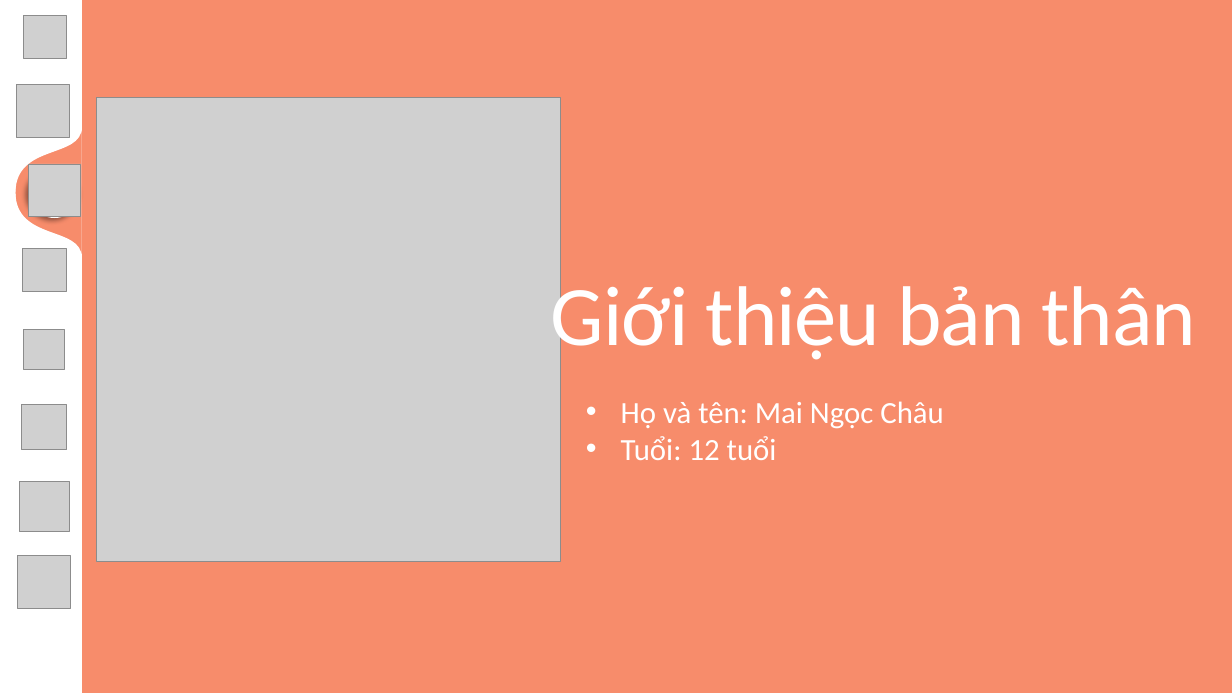
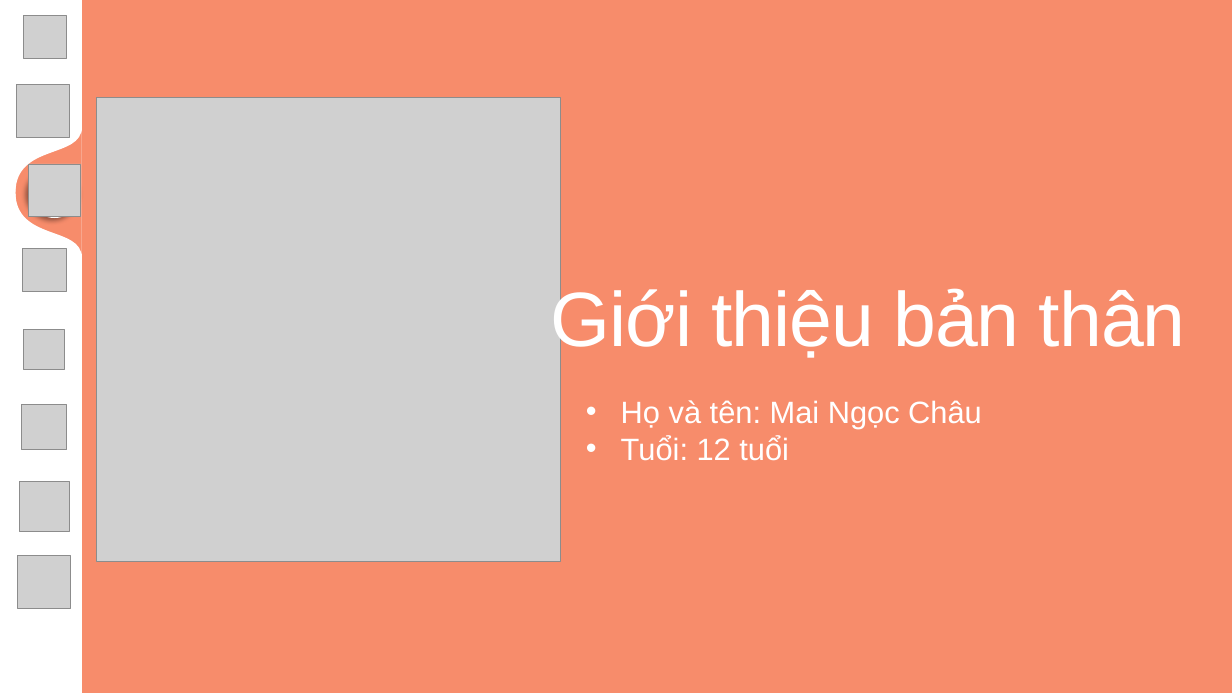
Before and after one commit to MaiNgocChau9/Python-App-A-, a slide deck: slide 8 of SPCK/SPCK.pptx. Drawn at 1232x693 pixels with LibreOffice and Linux fonts; fonts in the diff are those of the drawing; grey boxes stand for pictures; background and template pictures are left out. Boxes give left, top, right and bottom in pixels: in the first picture for what was removed or moved away, otherwise in the second. Text is boxed around its words. In the diff, an @@ line names an element or a change of style, - is before the commit and + after.

```diff
--- a/SPCK/SPCK.pptx
+++ b/SPCK/SPCK.pptx
@@ text "Giới thiệu bản thân" at (551,285,1186,361): size 66 to 60 pt, font Calibri to Arial @@
@@ text "Họ và tên: Mai Ngọc ..." at (621,400,982,461): font Calibri to Arial @@
```
Also in this commit, not shown: 4 other slides changed, 2 other files.
